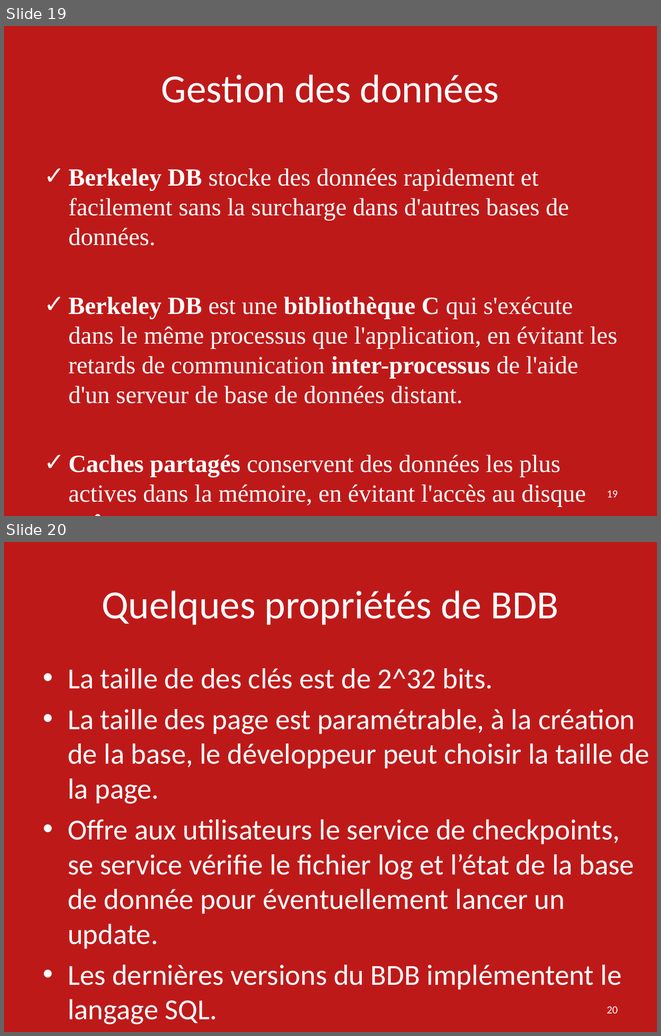
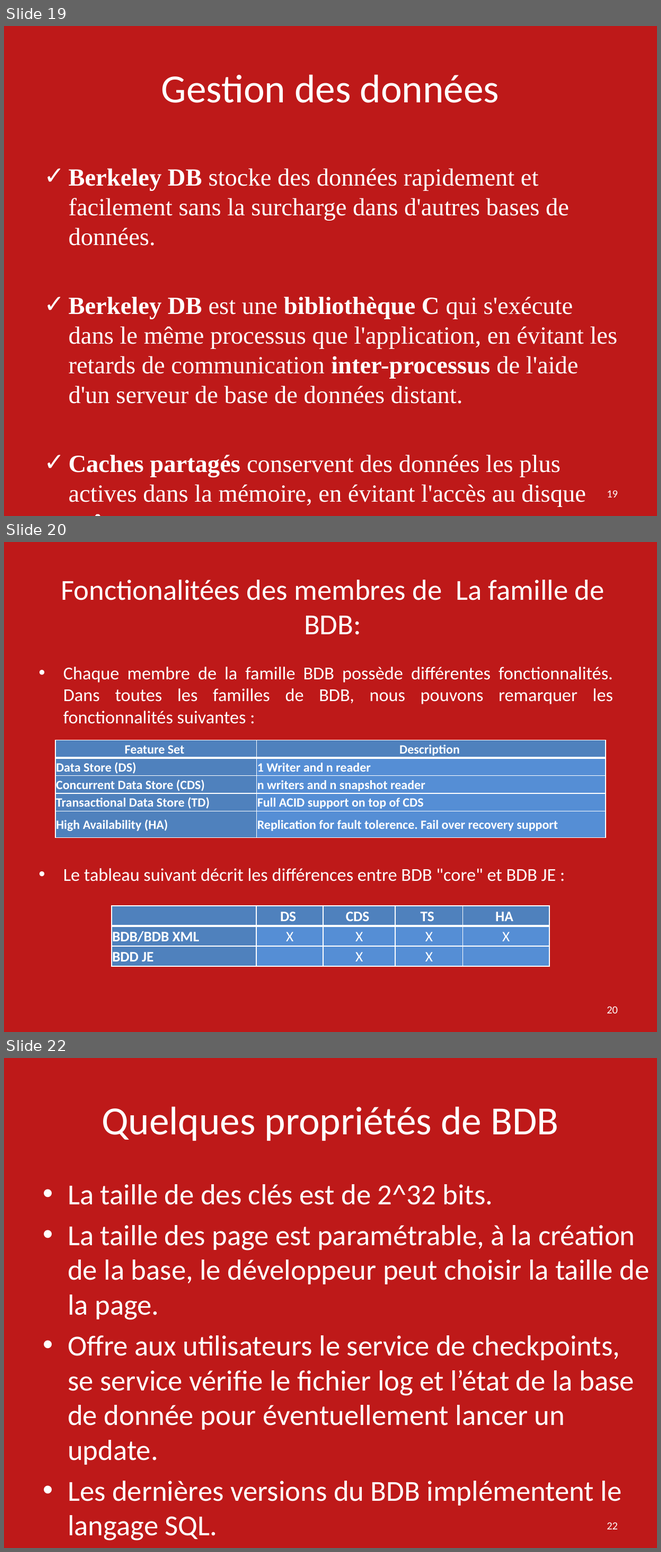
Before and after one commit to ebouhanna/SMB214-2016-Oracle-Berkeley-DB-JE, a slide deck: Presentation Oracle Berkeley DB SMB214.pptx. Shown one above the other, each under a label of ours: slides 19 and 20 before the commit, slides 19, 20 and 22 after it; the slides between them are not shown. The pictures are 661x1036 and 661x1552 pixels, drawn with LibreOffice and Linux fonts; fonts in the diff are those of the drawing. Boxes give left, top, right and bottom in pixels: in the first picture for what was removed or moved away, otherwise in the second. Text is boxed around its words. In the diff, an @@ line names an element or a change of style, - is before the commit and + after.

```diff
--- a/Presentation Oracle Berkeley DB SMB214.pptx
+++ b/Presentation Oracle Berkeley DB SMB214.pptx
@@ slide 20 added at [4, 542, 657, 1032], background #B80000 at 90% opacity @@
@@ title added at [61, 580, 604, 635], 32 pt, text #FFFFFF @@
+Fonctionalitées des membres de La famille de BDB:
@@ text added at [63, 667, 613, 881], 20 pt, text #FFFFFF @@
+• Chaque membre de la famille BDB possède différentes fonctionnalités. Dans toutes les familles de BDB, nous pouvons remarquer les fonctionnalités suivantes :
+• Le tableau suivant décrit les différences entre BDB "core" et BDB JE :
@@ table added at [55, 740, 606, 834], 5 rows, 2 columns @@
+Feature Set | Description
+Data Store (DS) | 1 Writer and n reader
+Concurrent Data Store (CDS) | n writers and n snapshot reader
+Transactional Data Store (TD) | Full ACID support on top of CDS
+High Availability (HA) | Replication for fault tolerence. Fail over recovery support
@@ table added at [112, 906, 549, 963], 3 rows, 5 columns @@
+ | DS | CDS | TS | HA
+BDB/BDB XML | X | X | X | X
+BDD JE |  | X | X | 
@@ page number added at [607, 1006, 618, 1013], 12 pt, text #FFFFFF @@
+20
@@ what was slide 20 is now slide 22 @@
@@ page number at [607, 1522, 618, 1529]: text changed @@
-20
+22
```
Also in this commit, not shown: 1 slide changed, 4 other slides added, 4 slides removed.
